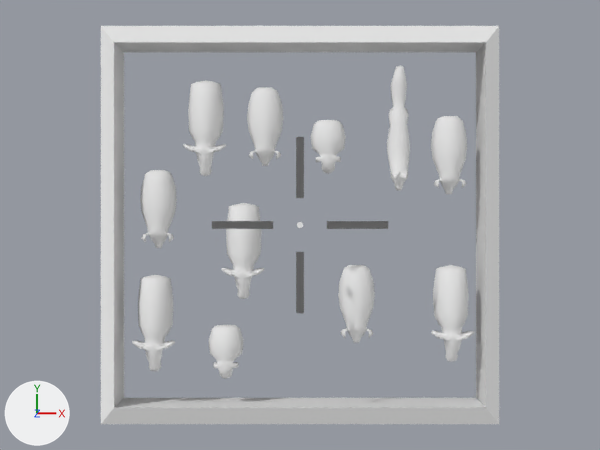
One commit to the Blender file meshes/wolf_in_sheeps_clothing.blend: the scene before it, then after it.
Both versions are drawn from the file's camera 'Camera'. The lights are fixed; the arrows at lower left show +X, +Y and +Z.

The first picture shows 'Cow', 'Cow.001', 'Cow.002', 'Cow.003', 'Crosshair', 'Frame', 'Pig', 'Pig.001', 'Pig.002', 'Pig.003', 'Sheep', 'Sheep.001', 'Wolf'.
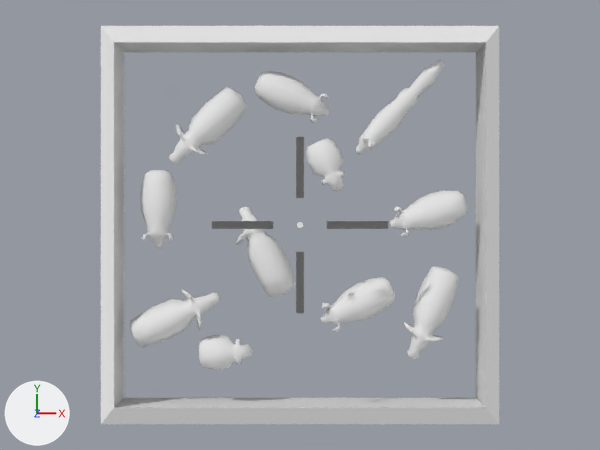
Commit message: Wolf can change skin

Where the change shows, as pixel boxes (x1, y1, x2, y2) in the pictures (600 x 450 px):
'Pig.003', moved, turned: before (431, 116, 467, 194); after (390, 190, 467, 237)
'Cow.001', moved, turned: before (431, 265, 474, 362); after (404, 266, 459, 359)
'Cow.002', moved, turned: before (132, 275, 175, 372); after (130, 290, 220, 348)
'Cow.003', moved, turned: before (222, 203, 264, 299); after (236, 206, 296, 297)
'Pig', moved, turned: before (247, 87, 283, 166); after (255, 71, 330, 123)
'Cow', turned: before (183, 80, 226, 176); after (169, 87, 248, 164)
'Wolf', moved, turned: before (387, 66, 410, 190); after (355, 60, 444, 154)
'Pig.001', turned: before (338, 265, 375, 343); after (321, 277, 395, 332)
'Sheep', moved, turned: before (311, 120, 346, 174); after (306, 138, 345, 192)
'Sheep.001', turned: before (209, 325, 244, 379); after (199, 335, 253, 370)

The edits, one by one:
Object 'Pig' (ob_pig) moves from (-0.96, 2.7, 0.0) to (-0.19, 3.53, 0.0).
Object 'Pig' (ob_pig) turns from (90, 0, 0) to (90, 0, 66) degrees about x, y and z.
Object 'Sheep' (ob_sheep) moves from (0.78, 2.15, 0.0) to (0.78, 1.61, 0.0).
Object 'Sheep' (ob_sheep) turns from (90, 0, 0) to (90, 0, 24) degrees about x, y and z.
Object 'Wolf' (ob_wolf) moves from (2.72, 2.64, 0.0) to (2.72, 3.22, 0.0).
Object 'Wolf' (ob_wolf) turns from (90, 0, 0) to (90, 0, -43) degrees about x, y and z.
Object 'Cow' (ob_cow) turns from (90, 0, 0) to (90, 0, -45) degrees about x, y and z.
Object 'Cow.001' (ob_cow_001) moves from (4.16, -2.42, 0.0) to (3.55, -2.42, 0.0).
Object 'Cow.001' (ob_cow_001) turns from (90, 0, 0) to (90, 0, -22) degrees about x, y and z.
Object 'Sheep.001' (ob_sheep_001) turns from (90, 0, 0) to (90, 0, 92) degrees about x, y and z.
Object 'Pig.001' (ob_pig_001) turns from (90, 0, 0) to (90, 0, -64) degrees about x, y and z.
Object 'Pig.003' (ob_pig_003) moves from (4.11, 1.92, 0.0) to (3.51, 0.32, 0.0).
Object 'Pig.003' (ob_pig_003) turns from (90, 0, 0) to (90, 0, -73) degrees about x, y and z.
Object 'Cow.002' (ob_cow_002) moves from (-3.98, -2.69, 0.0) to (-3.41, -2.5, 0.0).
Object 'Cow.002' (ob_cow_002) turns from (90, 0, 0) to (90, 0, 115) degrees about x, y and z.
Object 'Cow.003' (ob_cow_003) moves from (-1.55, -0.71, 0.0) to (-1.01, -0.71, 0.0).
Object 'Cow.003' (ob_cow_003) turns from (90, 0, 0) to (90, 0, -155) degrees about x, y and z.
